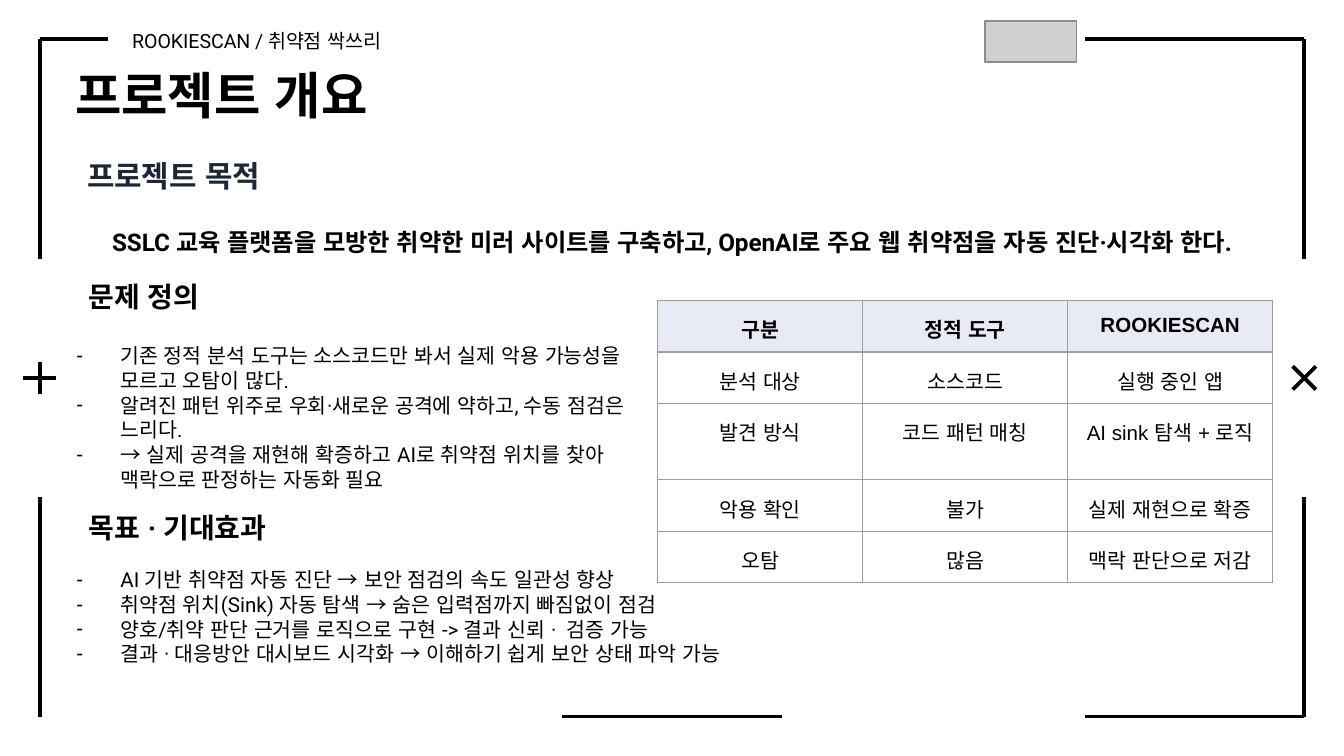
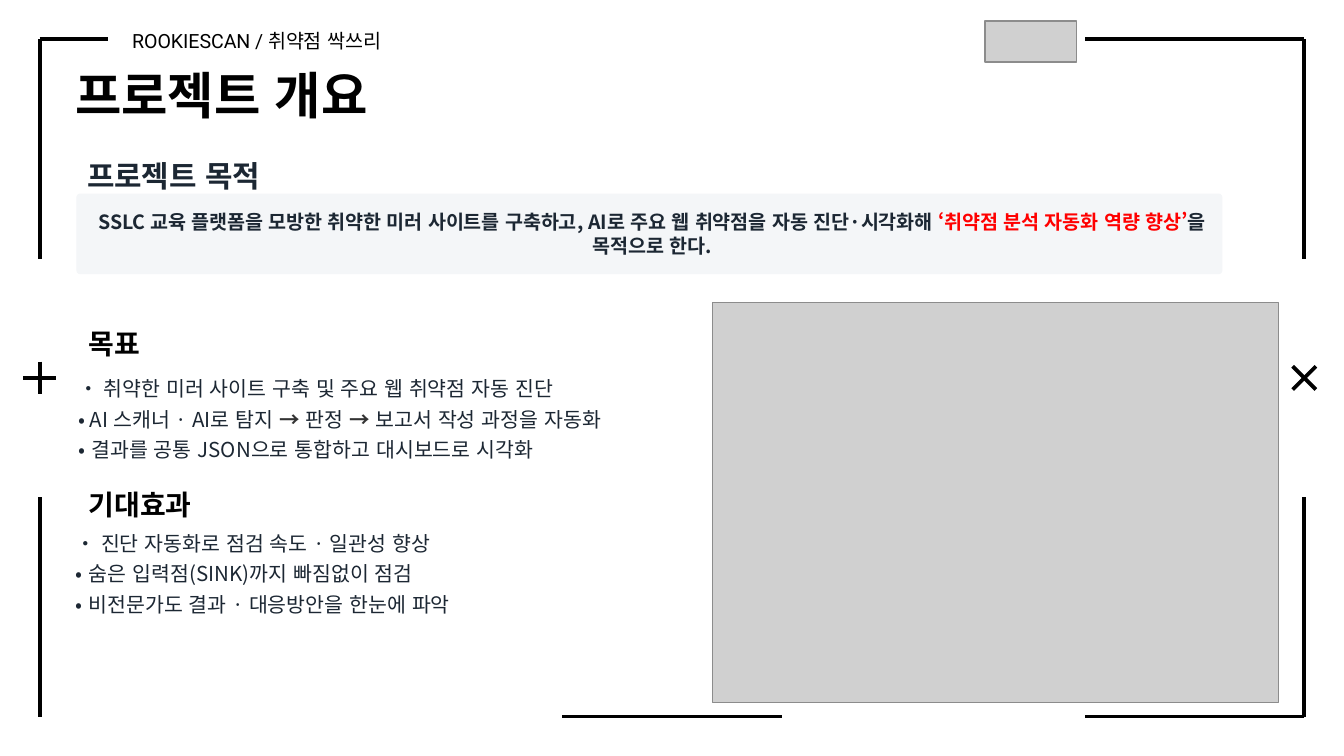
Before and after one commit to Rookies-34-3/Automatic-scanner-tool, a slide deck: slide 3 of 프로젝트 결과보고서_취약점 싹쓰리.pptx. Drawn at 1344x756 pixels with LibreOffice and Linux fonts; fonts in the diff are those of the drawing; grey boxes stand for pictures. Boxes give left, top, right and bottom in pixels: in the first picture for what was removed or moved away, otherwise in the second. Text is boxed around its words. In the diff, an @@ line names an element or a change of style, - is before the commit and + after.

Commit message:
PPT upload

```diff
--- a/프로젝트 결과보고서_취약점 싹쓰리.pptx
+++ b/프로젝트 결과보고서_취약점 싹쓰리.pptx
@@ rounded rectangle "SSLC 교육 플랫폼을 모방한 취약한 ..." resized from (x1=112, y1=230, x2=1232, y2=256) to (x1=77, y1=194, x2=1222, y2=273) @@
@@ rounded rectangle "SSLC 교육 플랫폼을 모방한 취약한 ..." at (x1=77, y1=194, x2=1222, y2=273): vertical alignment top to middle; fill none to #F4F6F8; outline none to #F4F6F8 0.5 pt @@
@@ text in rounded rectangle at (x1=99, y1=211, x2=1206, y2=255): text changed; size 13 to 10.5 pt; font Roboto to Noto Sans CJK KR; text colour #000000 to #1C2733 @@
-SSLC 교육 플랫폼을 모방한 취약한 미러 사이트를 구축하고, OpenAI로 주요 웹 취약점을 자동 진단·시각화 한다.
+SSLC 교육 플랫폼을 모방한 취약한 미러 사이트를 구축하고, AI로 주요 웹 취약점을 자동 진단·시각화해 ‘취약점 분석 자동화 역량 향상’을 목적으로 한다.
@@ table removed at (x1=657, y1=301, x2=1274, y2=574), 5 rows, 3 columns @@
-구분 | 정적 도구 | ROOKIESCAN
-분석 대상 | 소스코드 | 실행 중인 앱
-발견 방식 | 코드 패턴 매칭 | AI sink 탐색 + 로직
-악용 확인 | 불가 | 실제 재현으로 확증
-오탐 | 많음 | 맥락 판단으로 저감
@@ picture added at (x1=712, y1=302, x2=1278, y2=703) @@
@@ text at (x1=89, y1=331, x2=140, y2=357): text changed @@
-문제 정의
+목표
@@ text removed at (x1=120, y1=346, x2=624, y2=489) @@
-– 기존 정적 분석 도구는 소스코드만 봐서 실제 악용 가능성을 모르고 오탐이 많다.
-– 알려진 패턴 위주로 우회·새로운 공격에 약하고, 수동 점검은 느리다.
-– → 실제 공격을 재현해 확증하고 AI로 취약점 위치를 찾아 맥락으로 판정하는 자동화 필요
@@ text added at (x1=90, y1=379, x2=601, y2=459), 11 pt, text #1C2733 @@
+• 취약한 미러 사이트 구축 및 주요 웹 취약점 자동 진단
+• AI 스캐너 · AI로 탐지 → 판정 → 보고서 작성 과정을 자동화
+• 결과를 공통 JSON으로 통합하고 대시보드로 시각화
@@ text removed at (x1=204, y1=457, x2=305, y2=483) @@
-이미지 폴더
@@ text at (x1=89, y1=491, x2=192, y2=518): text changed @@
-목표 · 기대효과
+기대효과
@@ text at (x1=89, y1=534, x2=450, y2=614): text changed; font Roboto to Noto Sans CJK KR; text colour #000000 to #1C2733 @@
-– AI 기반 취약점 자동 진단 → 보안 점검의 속도 일관성 향상
-– 취약점 위치(Sink) 자동 탐색 → 숨은 입력점까지 빠짐없이 점검
-– 양호/취약 판단 근거를 로직으로 구현 -> 결과 신뢰 · 검증 가능
-– 결과 · 대응방안 대시보드 시각화 → 이해하기 쉽게 보안 상태 파악 가능
+• 진단 자동화로 점검 속도 · 일관성 향상
+• 숨은 입력점(SINK)까지 빠짐없이 점검
+• 비전문가도 결과 · 대응방안을 한눈에 파악
@@ text removed at (x1=236, y1=528, x2=274, y2=541) @@
-라벨 데이터
```
Also in this commit, not shown: 15 other slides changed, 1 slide removed.
